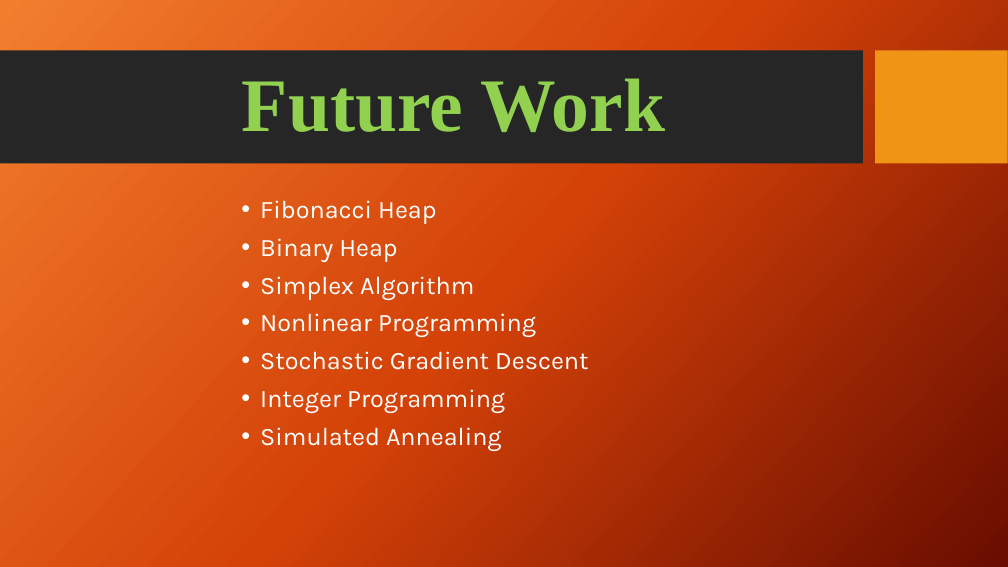
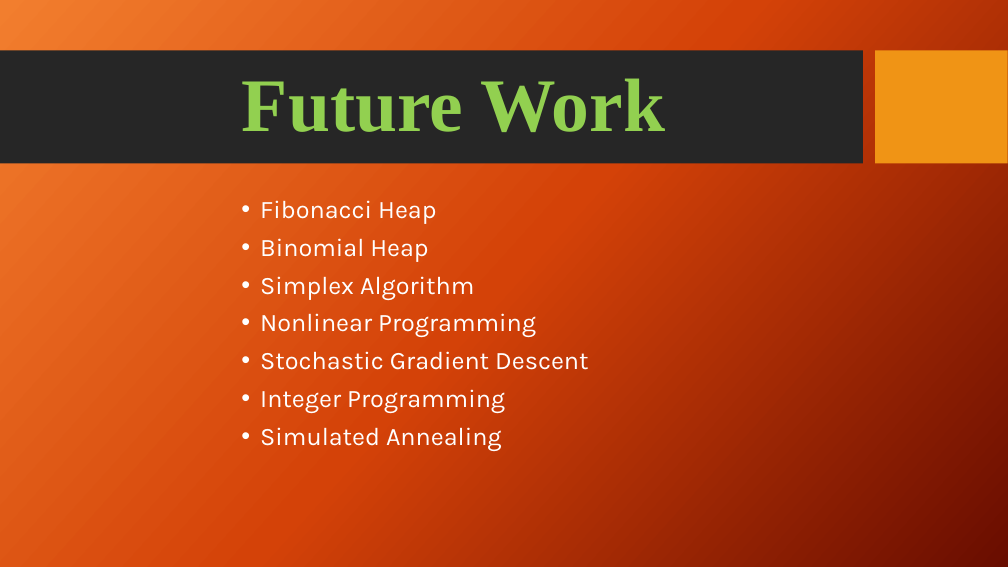
Before and after one commit to jschutkeker/AI_Cheat_Sheet, a slide deck: slide 13 of AI_Cheat_Sheet.pptx (slide 12 before the commit). Drawn at 1008x567 pixels with LibreOffice and Linux fonts; fonts in the diff are those of the drawing; background and template pictures are left out. Boxes give left, top, right and bottom in pixels: in the first picture for what was removed or moved away, otherwise in the second. Text is boxed around its words. In the diff, an @@ line names an element or a change of style, - is before the commit and + after.

Commit message:
A*

```diff
--- a/AI_Cheat_Sheet.pptx
+++ b/AI_Cheat_Sheet.pptx
@@ text at bbox=[260, 238, 428, 262]: text changed @@
-• Binary Heap
+• Binomial Heap
```
Also in this commit, not shown: 1 other slide changed, 1 slide added.
